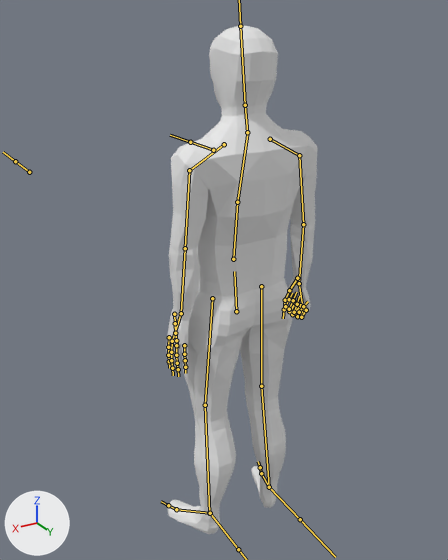
Two versions of the FBX model RPG/Assets/Models/Characters/HumanMale.fbx, one commit apart.
Camera for both pictures: a camera (50 mm lens) standing at (0.997, 1.579, 1.778) and looking at (0.012, -0.063, 0.957). Every picture has the same lights, and +X, +Y and +Z are marked at lower left. Both versions are drawn at frame 1 of the action 'Armature|ArmatureAction'; the numbers are the values there. The bones that bend it are drawn over the model as lines.

Names of what the first picture shows: 'Human.Male'.
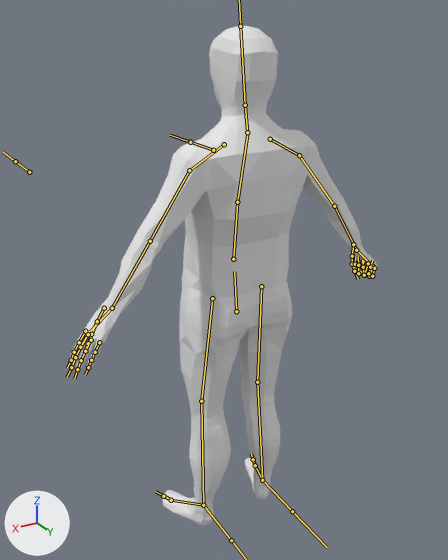
Pixel boxes [x1, y1, x2, y2] of what changed, in the pictures (448 x 560 px):
'Human.Male', posed (102% wider)
    before: [166, 25, 318, 534]
    after: [70, 25, 378, 526]
bone 'UpArm.Left', root to tip
    before: (189, 170) to (185, 248)
    after: (189, 170) to (150, 241)
bone 'UpArm.Right', root to tip
    before: (299, 155) to (303, 224)
    after: (299, 155) to (334, 206)
bone 'UpLeg.Left', root to tip
    before: (212, 298) to (205, 405)
    after: (212, 298) to (201, 401)
bone 'LowLeg.Left', root to tip
    before: (205, 405) to (209, 513)
    after: (201, 401) to (203, 505)
bone 'UpLeg.Right', root to tip
    before: (261, 286) to (261, 386)
    after: (261, 286) to (257, 382)
bone 'LowLeg.Right', root to tip
    before: (261, 386) to (269, 487)
    after: (257, 382) to (262, 480)

What changed in the scene script:
```text
Change bone_uparm_left:
    where bone_uparm_left = bpy.data.objects['Armature'].pose.bones['UpArm.Left']  # child of 'Shoulder.Left'
    bone_uparm_left.rotation_quaternion: (0.961, 0.024, 0.014, -0.273) -> (1.0, 0.0, 0.0, 0.0)  # degrees (2, 2, -32) -> degrees (0, 0, 0)
Change bone_uparm_right:
    where bone_uparm_right = bpy.data.objects['Armature'].pose.bones['UpArm.Right']  # child of 'Shoulder.Right'
    bone_uparm_right.rotation_quaternion: (0.961, 0.023, -0.015, 0.277) -> (1.0, 0.0, 0.0, 0.0)  # degrees (2, -2, 32) -> degrees (0, 0, 0)
Change bone_upleg_left:
    where bone_upleg_left = bpy.data.objects['Armature'].pose.bones['UpLeg.Left']  # child of 'Hip'
    bone_upleg_left.rotation_quaternion: (0.983, 0.003, -0.182, 0.014) -> (0.983, 0.034, -0.179, 0.009)  # degrees (0, -21, 2) -> degrees (4, -21, 0)
Change bone_lowleg_left:
    where bone_lowleg_left = bpy.data.objects['Armature'].pose.bones['LowLeg.Left']  # child of 'UpLeg.Left'
    bone_lowleg_left.rotation_quaternion: (1.0, 0.0, 0.0, 0.0) -> (1.0, -0.008, 0.0, 0.002)  # degrees (0, 0, 0) -> degrees (-1, 0, 0)
Change bone_upleg_right:
    where bone_upleg_right = bpy.data.objects['Armature'].pose.bones['UpLeg.Right']  # child of 'Hip'
    bone_upleg_right.rotation_quaternion: (0.983, 0.003, 0.182, -0.014) -> (0.983, 0.034, 0.179, -0.009)  # degrees (0, 21, -2) -> degrees (4, 21, 0)
Change bone_lowleg_right:
    where bone_lowleg_right = bpy.data.objects['Armature'].pose.bones['LowLeg.Right']  # child of 'UpLeg.Right'
    bone_lowleg_right.rotation_quaternion: (1.0, 0.0, 0.0, 0.0) -> (1.0, -0.008, 0.0, -0.002)  # degrees (0, 0, 0) -> degrees (-1, 0, 0)
```
